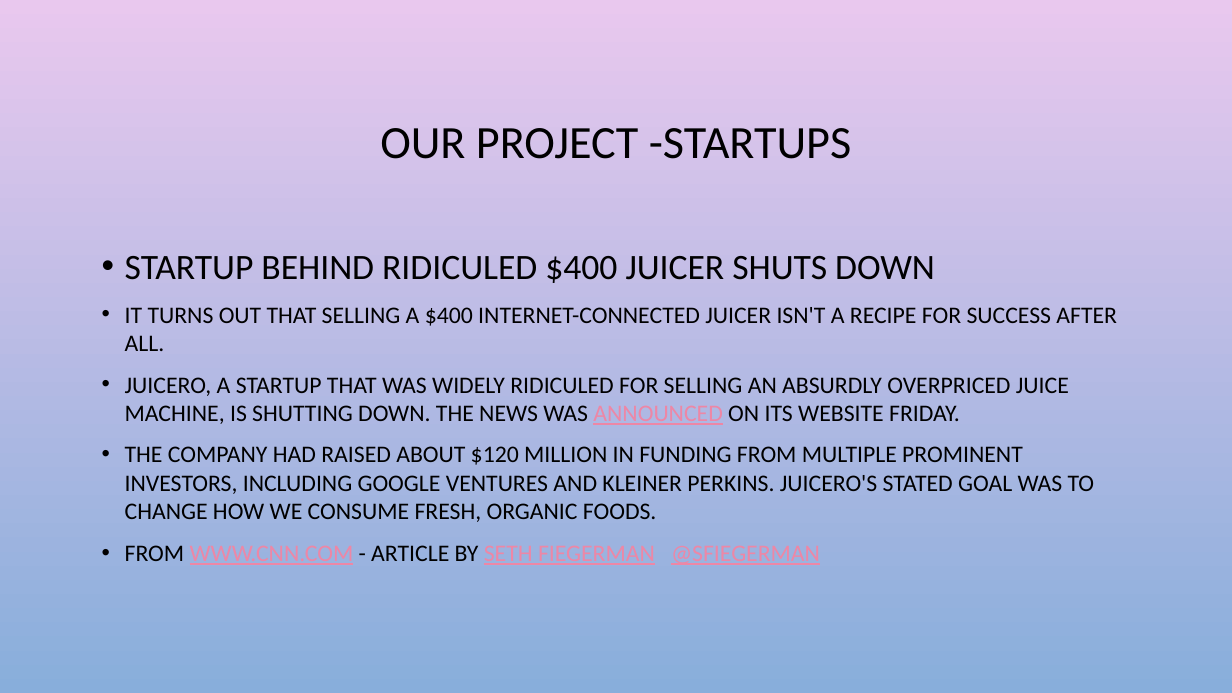
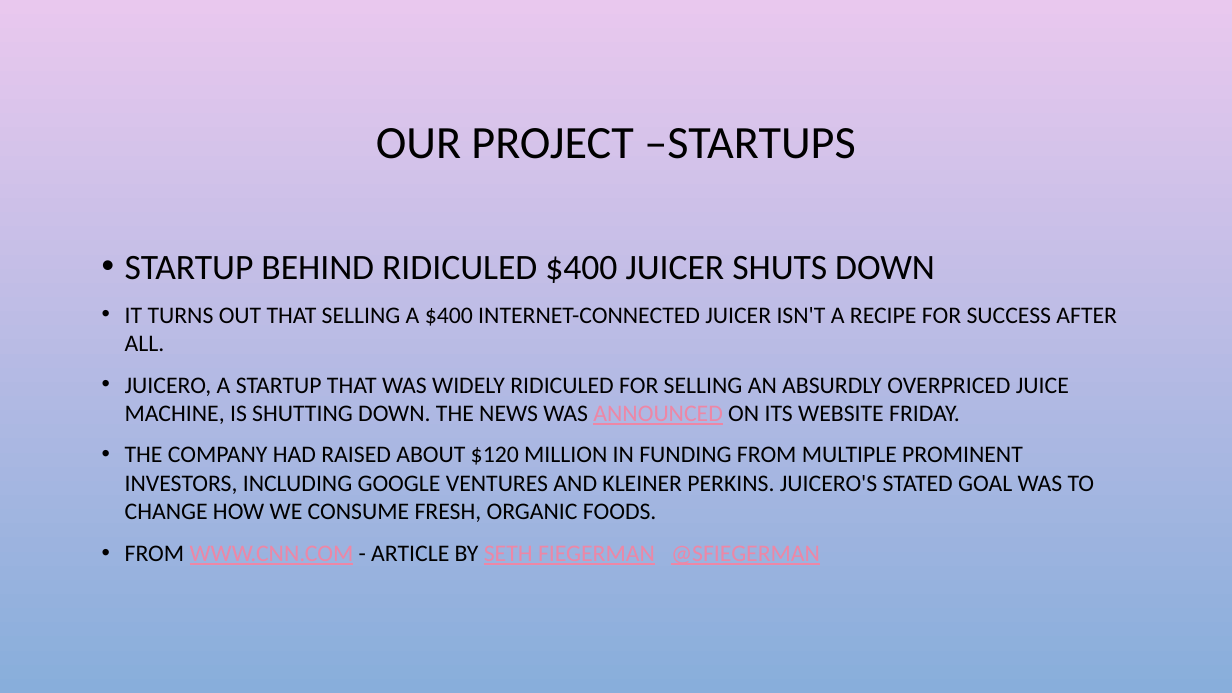
Before and after one commit to chrisg4github/Project-1-Crunch-Team, a slide deck: slide 3 of PowerPoint/Data visualization & Analytics_chrisg.pptx (slide 4 before the commit). Drawn at 1232x693 pixels with LibreOffice and Linux fonts; fonts in the diff are those of the drawing; background and template pictures are left out. Boxes give left, top, right and bottom in pixels: in the first picture for what was removed or moved away, otherwise in the second. Text is boxed around its words. In the diff, an @@ line names an element or a change of style, - is before the commit and + after.

```diff
--- a/PowerPoint/Data visualization & Analytics_chrisg.pptx
+++ b/PowerPoint/Data visualization & Analytics_chrisg.pptx
@@ title at bbox=[376, 128, 855, 159]: text changed @@
-OUR PROJECT -STARTUPS
+OUR PROJECT –STARTUPS
```
Also in this commit, not shown: 9 other slides changed, 1 slide added, 1 slide removed, 19 other files.
